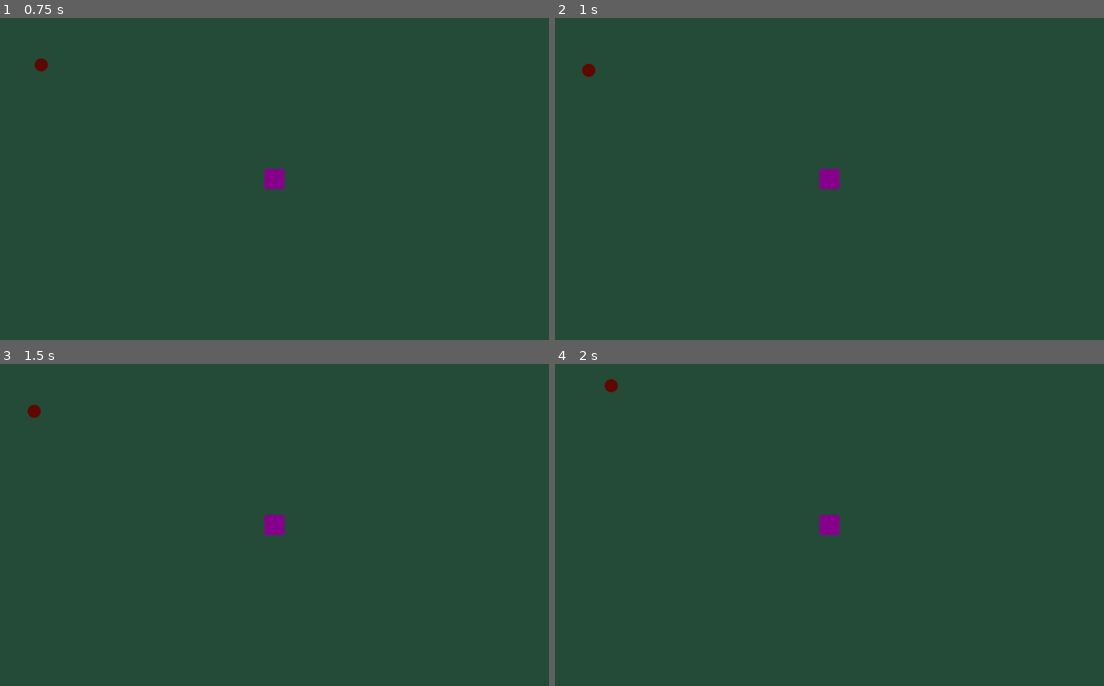
Above: before the commit, frames 1-4 (two rows, left to right).
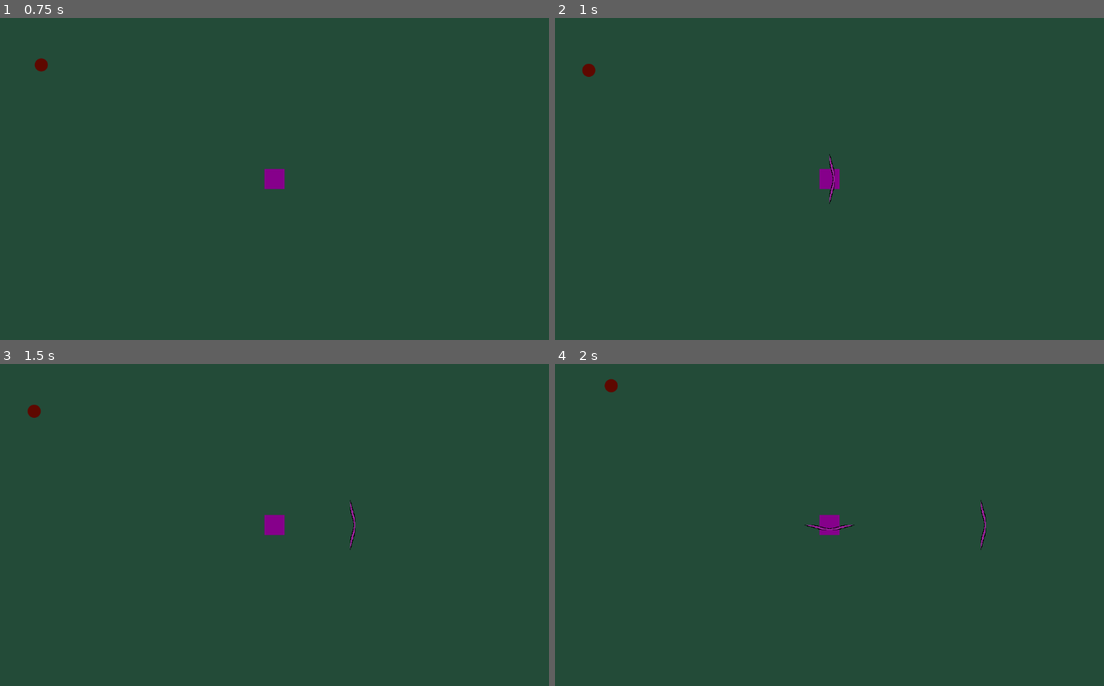
Above: after the commit, the same moments.

Repository: HendrickFS/TheRiseOfTheFool
Game: Godot game, scene res://world/world.tscn
The game is run twice, just before and just after one commit, with the same random seed, the same clock (stepped at 60 frames per second) and the same inputs.
Inputs:
- Up to frame 1 (0.75 s): hold Right (ui_right) from 0.53 s (still down)
- Up to frame 2 (1 s): keep holding Right (ui_right)
- Up to frame 3 (1.5 s): release Right (ui_right) at 1.28 s; hold Down (ui_down) from 1.28 s (still down)
- Up to frame 4 (2 s): keep holding Down (ui_down)

Frame 1 is identical in both runs. In frame 2, less than 0.1% of the frame differs, in the area x 49-51%, y 42-58%; in frame 3, less than 0.1%; in frame 4, 0.2%, in the area x 45-79%, y 42-58%.

Commit message:
slash attack generated

Diff:
--- /dev/null
+++ b/player/attacks/slash.gd
@@ -0,0 +1,18 @@
+extends Area2D
+
+var speed = 500
+var direction = Vector2.ZERO
+var sprite
+@onready var player = get_node("/root/world/player")
+
+
+func _ready():
+	sprite = $Sprite2D
+
+func _process(delta):
+	position += direction * speed * delta
+
+func initialize(direction_vector, initial_speed):
+	direction = direction_vector.normalized()
+	speed = initial_speed
+	rotation = direction_vector.angle()
--- /dev/null
+++ b/player/attacks/slash.tscn
@@ -0,0 +1,21 @@
+[gd_scene load_steps=4 format=3 uid="uid://bvboj68ogc728"]
+
+[ext_resource type="Script" path="res://player/attacks/slash.gd" id="1_bnwv1"]
+[ext_resource type="Texture2D" uid="uid://doriau2nhfd8i" path="res://player/attacks/slash.png" id="1_swawt"]
+
+[sub_resource type="CapsuleShape2D" id="CapsuleShape2D_d7p57"]
+radius = 3.98554
+height = 94.0188
+
+[node name="slash" type="Area2D"]
+script = ExtResource("1_bnwv1")
+
+[node name="Sprite2D" type="Sprite2D" parent="."]
+texture_filter = 1
+rotation = 1.5708
+scale = Vector2(2, 0.914)
+texture = ExtResource("1_swawt")
+
+[node name="CollisionShape2D" type="CollisionShape2D" parent="."]
+position = Vector2(1, 2)
+shape = SubResource("CapsuleShape2D_d7p57")
--- a/player/player.gd
+++ b/player/player.gd
@@ -1,13 +1,24 @@
 extends CharacterBody2D
 
 var speed = 150
+var attack_direction = Vector2.ZERO
+
+var slash_timer = 1
+var slash = load("res://player/attacks/slash.tscn")
 
 func _physics_process(delta):
 	var input = Input.get_vector("ui_left", "ui_right", "ui_up", "ui_down")
-
 	#verifica movimento
 	if (input[0] != 0 or input[1] != 0):
-		pass
+		attack_direction = input
+
+	slash_timer-=delta
+	if(slash_timer<=0):
+		slash_timer = 1
+		var slash_intance = slash.instantiate()
+		add_child(slash_intance)
+		slash_intance.initialize(Vector2(attack_direction), 300)
+
 
 	velocity = input * speed
 
Binary file added: player/attacks/slash.png
Not shown, added: player/attacks/slash.png.import
